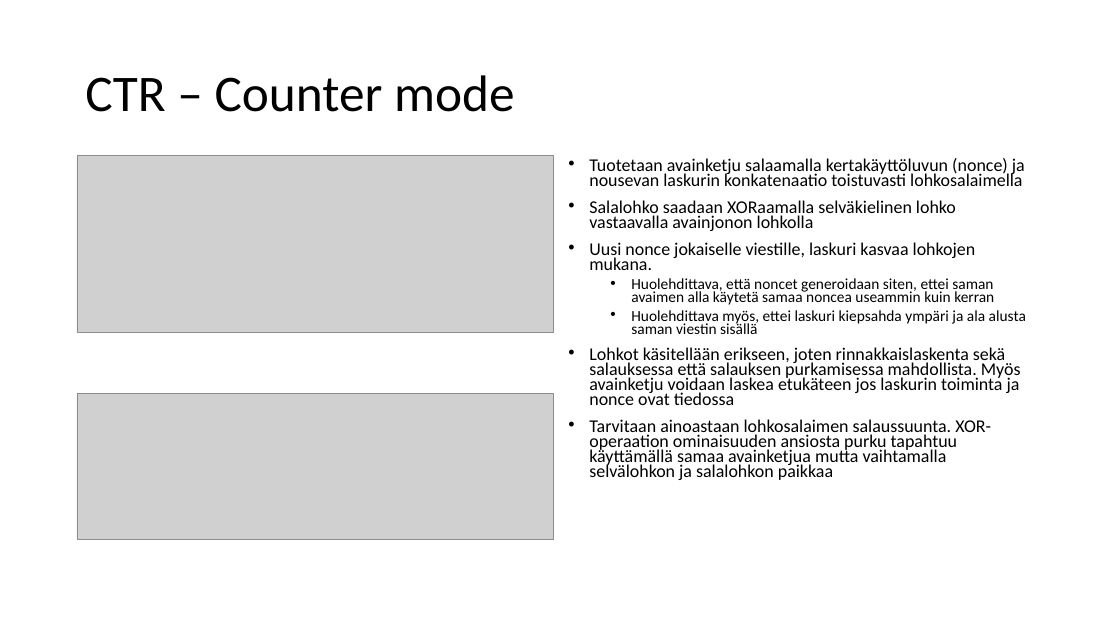
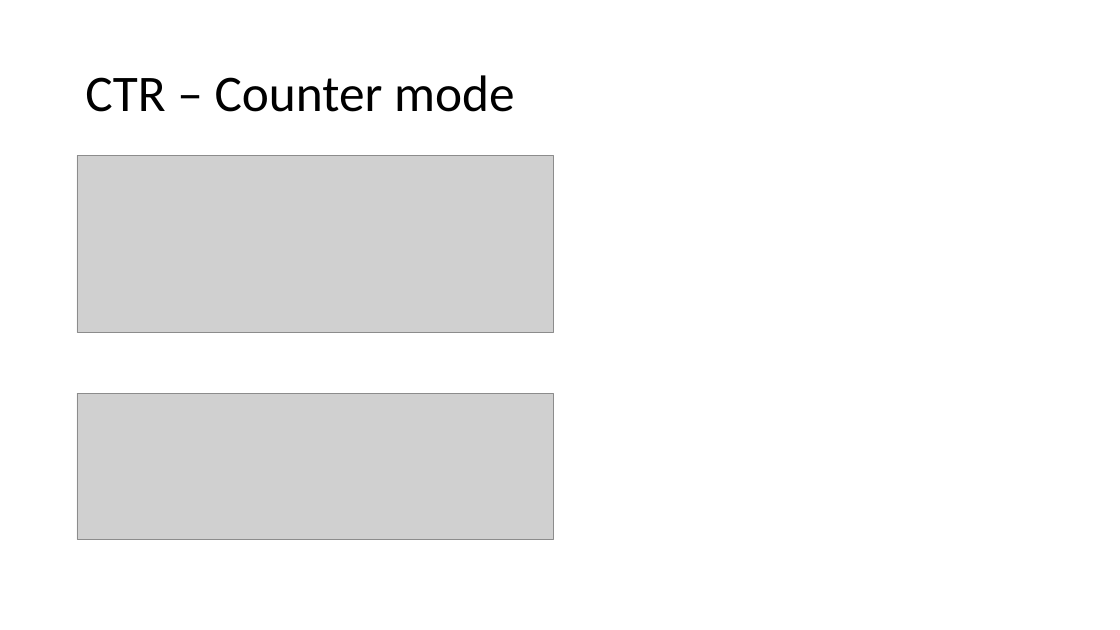
Before and after one commit to hcropsu/tutkimusseminaari, a slide deck: slide 6 of tutkimusseminaari_rs_pp.pptx. Drawn at 1120x630 pixels with LibreOffice and Linux fonts; fonts in the diff are those of the drawing; grey boxes stand for pictures. Boxes give left, top, right and bottom in pixels: in the first picture for what was removed or moved away, otherwise in the second. Text is boxed around its words. In the diff, an @@ line names an element or a change of style, - is before the commit and + after.

```diff
--- a/tutkimusseminaari_rs_pp.pptx
+++ b/tutkimusseminaari_rs_pp.pptx
@@ text removed at (x1=589, y1=158, x2=1026, y2=480) @@
-• Tuotetaan avainketju salaamalla kertakäyttöluvun (nonce) ja nousevan laskurin konkatenaatio toistuvasti lohkosalaimella
-• Salalohko saadaan XORaamalla selväkielinen lohko vastaavalla avainjonon lohkolla
-• Uusi nonce jokaiselle viestille, laskuri kasvaa lohkojen mukana.
-  • Huolehdittava, että noncet generoidaan siten, ettei saman avaimen alla käytetä samaa noncea useammin kuin kerran
-  • Huolehdittava myös, ettei laskuri kiepsahda ympäri ja ala alusta saman viestin sisällä
-• Lohkot käsitellään erikseen, joten rinnakkaislaskenta sekä salauksessa että salauksen purkamisessa mahdollista. Myös avainketju voidaan laskea etukäteen jos laskurin toiminta ja nonce ovat tiedossa
-• Tarvitaan ainoastaan lohkosalaimen salaussuunta. XOR-operaation ominaisuuden ansiosta purku tapahtuu käyttämällä samaa avainketjua mutta vaihtamalla selvälohkon ja salalohkon paikkaa
```
Also in this commit, not shown: 5 other slides changed, 4 other files.
